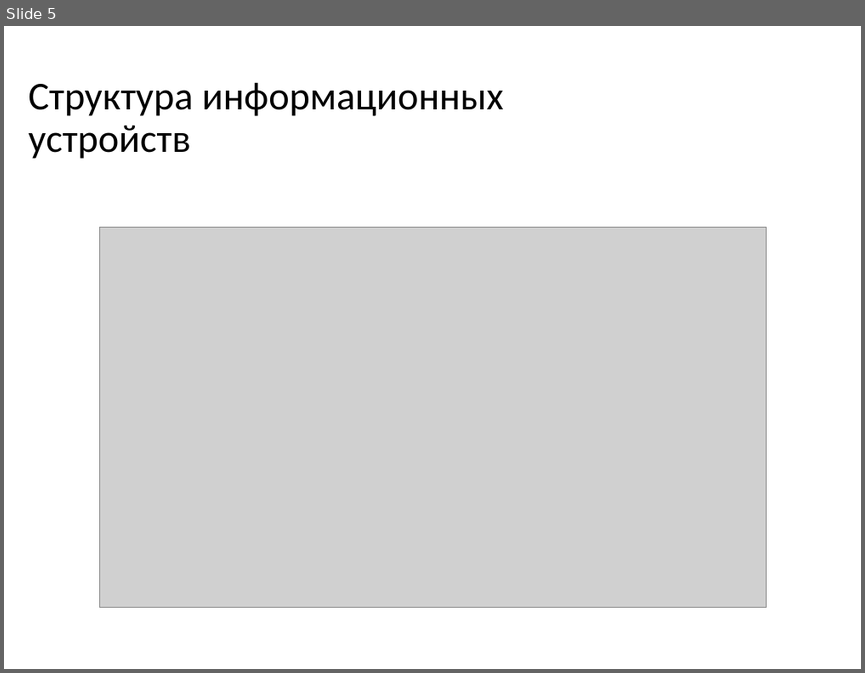
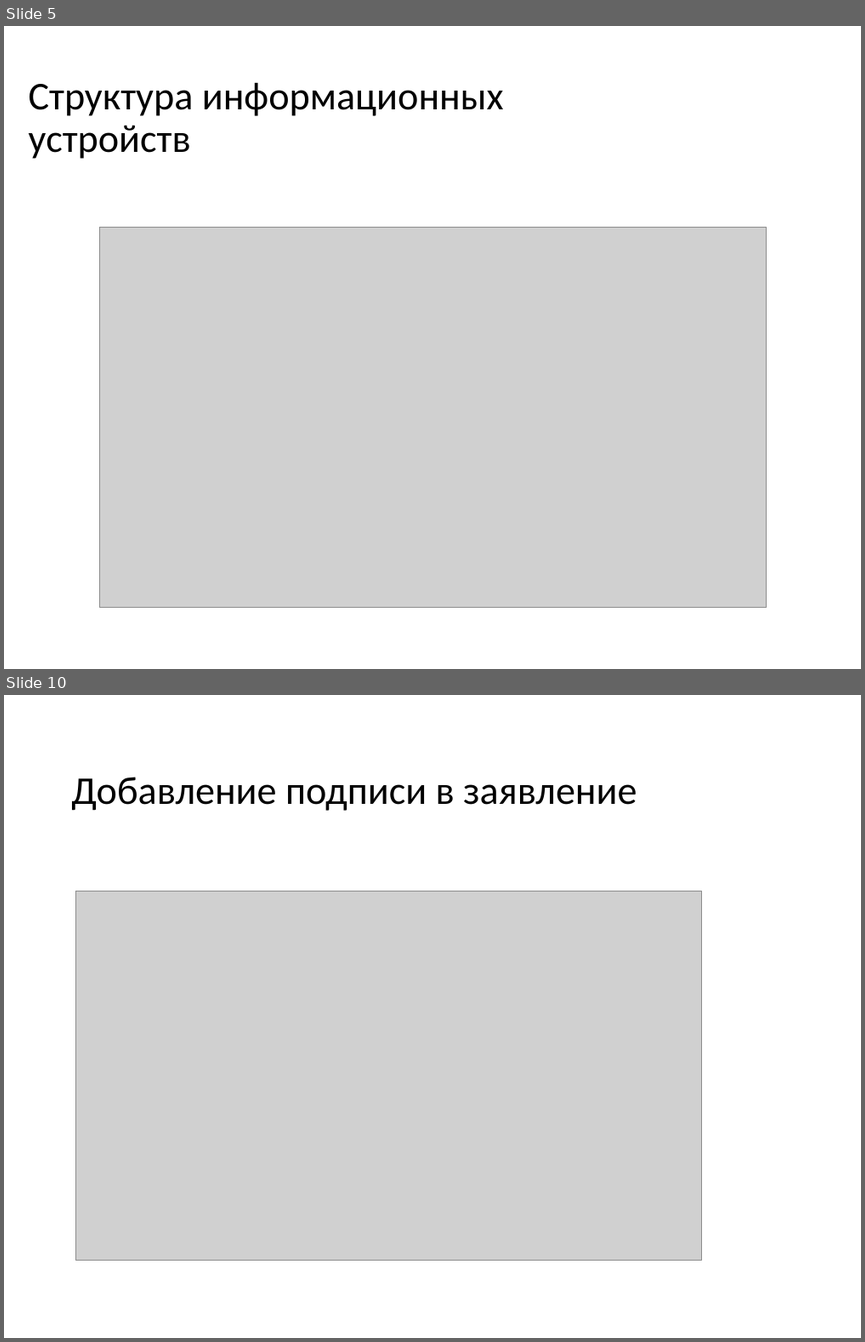
Before and after one commit to dimamatrusmat/domaxadlamena, a slide deck: Презентации/Обобщающая презентация.pptm. Shown one above the other, each under a label of ours: slide 5 before the commit, slides 5 and 10 after it; the slides between them are not shown. The pictures are 865x673 and 865x1342 pixels, drawn with LibreOffice and Linux fonts; fonts in the diff are those of the drawing; grey boxes stand for pictures. Boxes give left, top, right and bottom in pixels: in the first picture for what was removed or moved away, otherwise in the second. Text is boxed around its words. In the diff, an @@ line names an element or a change of style, - is before the commit and + after.

```diff
--- a/Презентации/Обобщающая презентация.pptm
+++ b/Презентации/Обобщающая презентация.pptm
@@ slide 10 added at [4, 695, 861, 1338], background #FFFFFF @@
@@ title added at [71, 777, 636, 811], 33 pt, text #000000 @@
+Добавление подписи в заявление
@@ picture added at [76, 891, 702, 1259] @@
```
Also in this commit, not shown: 4 slides changed, 13 other slides added, 20 slides removed, 2 other files.
